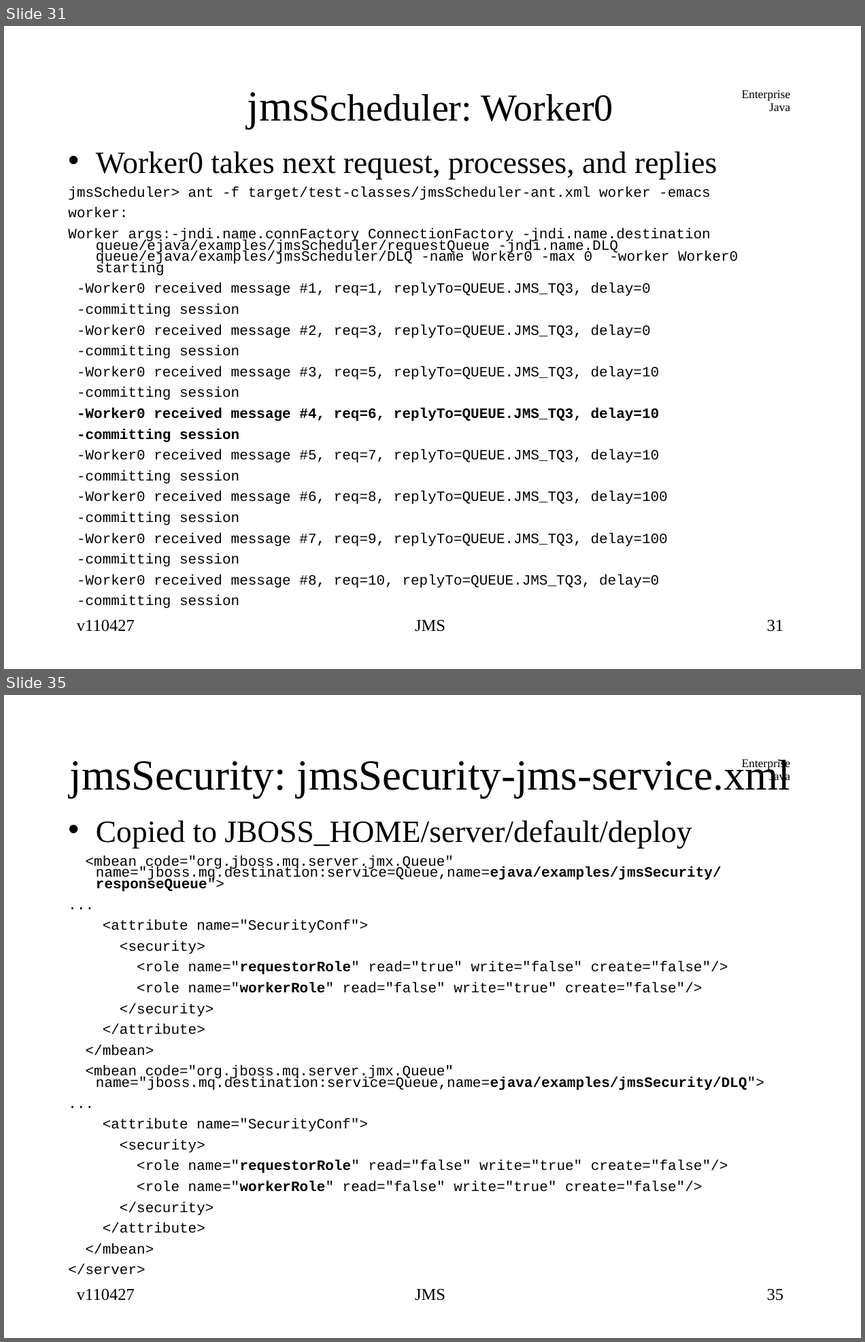
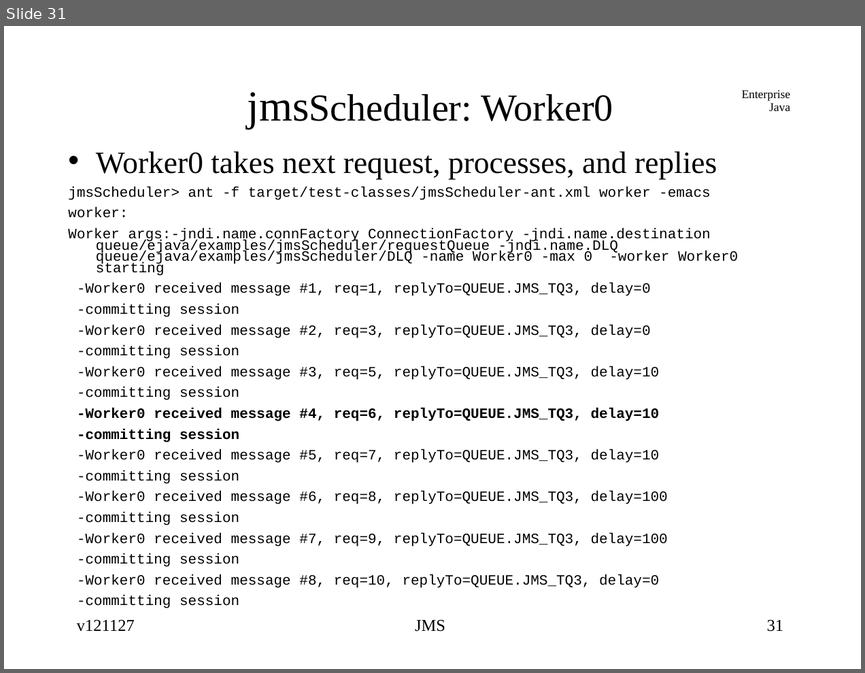
Before and after one commit to jcstaff/ejava-javaee, a slide deck: jmsCore/src/site/resources/lectures/jmsCore.ppt. Shown one above the other, each under a label of ours: slides 31 and 35 before the commit, slide 31 after it; the slides between them are not shown. The pictures are 865x1342 and 865x673 pixels, drawn with LibreOffice and Linux fonts; fonts in the diff are those of the drawing. Boxes give left, top, right and bottom in pixels: in the first picture for what was removed or moved away, otherwise in the second. Text is boxed around its words. In the diff, an @@ line names an element or a change of style, - is before the commit and + after.

```diff
--- a/jmsCore/src/site/resources/lectures/jmsCore.ppt
+++ b/jmsCore/src/site/resources/lectures/jmsCore.ppt
@@ slide 35 removed at <box>4,695,861,1338</box>, background #FFFFFF; not listed: 1 template element that a slide beside it also shows @@
@@ title removed at <box>70,759,790,798</box> @@
-jmsSecurity: jmsSecurity-jms-service.xml
@@ text removed at <box>68,820,764,1274</box> @@
-• Copied to JBOSS_HOME/server/default/deploy
-<mbean code="org.jboss.mq.server.jmx.Queue" name="jboss.mq.destination:service=Queue,name=ejava/examples/jmsSecurity/responseQueue">
-...
-<attribute name="SecurityConf">
-<security>
-<role name="requestorRole" read="true" write="false" create="false"/>
-<role name="workerRole" read="false" write="true" create="false"/>
-</security>
-</attribute>
-</mbean>
-<mbean code="org.jboss.mq.server.jmx.Queue" name="jboss.mq.destination:service=Queue,name=ejava/examples/jmsSecurity/DLQ">
-...
-<attribute name="SecurityConf">
-<security>
-<role name="requestorRole" read="false" write="true" create="false"/>
-<role name="workerRole" read="false" write="true" create="false"/>
-</security>
-</attribute>
-</mbean>
-</server>
@@ text removed at <box>77,1288,135,1300</box> @@
-v110427
@@ text removed at <box>415,1288,445,1300</box> @@
-JMS
@@ page number removed at <box>767,1288,784,1300</box> @@
-35
@@ slide 31 changed as well @@
@@ text at <box>77,619,135,631</box>: text changed @@
-v110427
+v121127
```
Also in this commit, not shown: 82 other slides changed, 7 slides added, 7 other slides removed.
